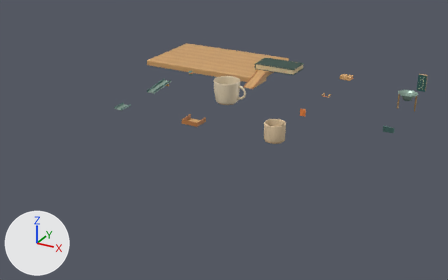
An edit to the Blender file art/Tuki.blend, drawn before and after from the same camera.
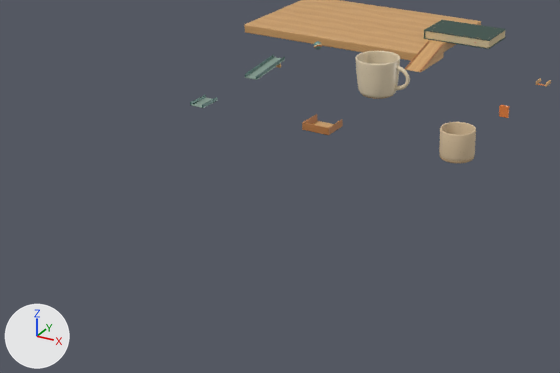
The first picture shows the older version from a 50 mm camera at (0.676, -1.635, 0.607) aimed at (-0.075, -0.269, -0.076). The close-ups show the older and then the newer version on the part from 0% to 75% of the width and 16% to 96% of the height of that picture. Only the edits that show in the close-ups are written down. The axes (+X, +Y, +Z) are drawn at lower left. The lights are the same throughout.

Names of what the first close-up shows: 'book • Original', 'cup • Original', 'ramp • Original', 'table • Original', 'tray • Original', 'tumbler • Original' and 5 more.
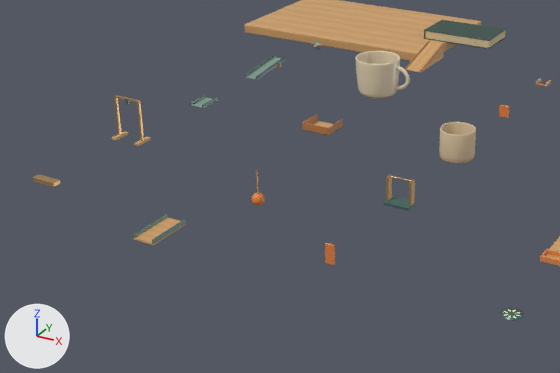
Location of each change, [x1, y1, x2, y2] in pixels of the close-ups (560 x 373 px):
'leaf • Original', added (orange): after [133, 214, 186, 245]
'fulcrum • Original', added: after [383, 174, 417, 211]
'stand • Original', added (brown): after [112, 95, 151, 146]
'lever • Original', added: after [540, 236, 560, 266]
'stamp • Original', added: after [500, 307, 524, 321]
'latch • Original', added: after [325, 243, 335, 265]
'hinge • Original', added: after [33, 174, 60, 187]
'bob • Original', added: after [251, 170, 265, 206]

The change, as a list of edits to the scene's bpy script:
```text
Add col_stamp___original:
    col_stamp___original = bpy.data.collections.new('stamp • Original')
    col_stamp___original.objects.link(ob_stamp)
Add col_latch___original:
    col_latch___original = bpy.data.collections.new('latch • Original')
    col_latch___original.objects.link(ob_latch)
Add col_leaf___original:
    col_leaf___original = bpy.data.collections.new('leaf • Original')
    col_leaf___original.objects.link(ob_leaf)
Add col_hinge___original:
    col_hinge___original = bpy.data.collections.new('hinge • Original')
    col_hinge___original.objects.link(ob_hinge)
Add col_lever___original:
    col_lever___original = bpy.data.collections.new('lever • Original')
    col_lever___original.objects.link(ob_lever)
Add col_fulcrum___original:
    col_fulcrum___original = bpy.data.collections.new('fulcrum • Original')
    col_fulcrum___original.objects.link(ob_fulcrum)
Add col_bob___original:
    col_bob___original = bpy.data.collections.new('bob • Original')
    col_bob___original.objects.link(ob_bob)
Add col_stand___original:
    col_stand___original = bpy.data.collections.new('stand • Original')
    col_stand___original.objects.link(ob_stand)
Add ob_stamp___original:
    ob_stamp___original = bpy.data.objects.new('stamp • Original', None)
    ob_stamp___original.location = (0.345, -0.72, 0.0)
    ob_stamp___original.instance_type = 'COLLECTION'
    ob_stamp___original.instance_collection = col_stamp___original
Add ob_stamp:
    ob_stamp = bpy.data.objects.new('stamp', me_stamp___malla)  # 144 vertices, 66 faces; spans x -0.013..0.013, y -0.013..0.013, z 0.0..0.0003; in mat_canto_del_esmalte (dark cyan #466c66), mat_marfil_de_los_puntos (beige #f3e3ba)
    ob_stamp.location = (0.0, 0.0, 0.0)
Add ob_latch___original:
    ob_latch___original = bpy.data.objects.new('latch • Original', None)
    ob_latch___original.location = (0.115, -0.72, 0.0)
    ob_latch___original.instance_type = 'COLLECTION'
    ob_latch___original.instance_collection = col_latch___original
Add ob_latch:
    ob_latch = bpy.data.objects.new('latch', me_latch___malla)  # 96 vertices, 98 faces; spans x -0.006..0.006, y -0.0015..0.0015, z 0.0..0.026; in mat_bermellón_de_la_llave (orange #e7813e)
    ob_latch.location = (0.0, 0.0, 0.0)
Add ob_leaf___original:
    ob_leaf___original = bpy.data.objects.new('leaf • Original', None)
    ob_leaf___original.location = (-0.115, -0.72, 0.0)
    ob_leaf___original.instance_type = 'COLLECTION'
    ob_leaf___original.instance_collection = col_leaf___original
Add ob_leaf:
    ob_leaf = bpy.data.objects.new('leaf', me_leaf___malla)  # 288 vertices, 294 faces; spans x -0.016..0.016, y -0.064..0.0, z -0.0015..0.006; in mat_arce_aceitado (picture img_arce_de_cocina_png), mat_canto_del_esmalte (dark cyan #466c66)
    ob_leaf.location = (0.0, 0.0, 0.0)
Add ob_hinge___original:
    ob_hinge___original = bpy.data.objects.new('hinge • Original', None)
    ob_hinge___original.location = (-0.345, -0.72, 0.0)
    ob_hinge___original.instance_type = 'COLLECTION'
    ob_hinge___original.instance_collection = col_hinge___original
Add ob_hinge:
    ob_hinge = bpy.data.objects.new('hinge', me_hinge___malla)  # 96 vertices, 98 faces; spans x -0.0195..0.0195, y -0.001..0.011, z 0.0..0.006; in mat_latón_satinado (orange #bb9561)
    ob_hinge.location = (0.0, 0.0, 0.0)
Add ob_lever___original:
    ob_lever___original = bpy.data.objects.new('lever • Original', None)
    ob_lever___original.location = (0.345, -0.54, 0.0)
    ob_lever___original.instance_type = 'COLLECTION'
    ob_lever___original.instance_collection = col_lever___original
Add ob_lever:
    ob_lever = bpy.data.objects.new('lever', me_lever___malla)  # 864 vertices, 882 faces; spans x -0.015..0.015, y -0.055..0.043, z -0.0015..0.0074; in mat_arce_aceitado (picture img_arce_de_cocina_png), mat_canto_mandarina (orange #df8b4c)
    ob_lever.location = (0.0, 0.0, 0.0)
Add ob_fulcrum___original:
    ob_fulcrum___original = bpy.data.objects.new('fulcrum • Original', None)
    ob_fulcrum___original.location = (0.115, -0.54, 0.0)
    ob_fulcrum___original.instance_type = 'COLLECTION'
    ob_fulcrum___original.instance_collection = col_fulcrum___original
Add ob_fulcrum:
    ob_fulcrum = bpy.data.objects.new('fulcrum', me_fulcrum___malla)  # 384 vertices, 392 faces; spans x -0.019..0.019, y -0.012..0.012, z 0.0..0.0388; in mat_canto_del_esmalte (dark cyan #466c66), mat_latón_satinado (orange #bb9561)
    ob_fulcrum.location = (0.0, 0.0, 0.0)
Add ob_bob___original:
    ob_bob___original = bpy.data.objects.new('bob • Original', None)
    ob_bob___original.location = (-0.115, -0.54, 0.0)
    ob_bob___original.instance_type = 'COLLECTION'
    ob_bob___original.instance_collection = col_bob___original
Add ob_bob:
    ob_bob = bpy.data.objects.new('bob', me_bob___malla)  # 1496 vertices, 1444 faces; spans x -0.0095..0.0095, y -0.0095..0.0095, z -0.0555..0.0; in mat_latón_satinado (orange #bb9561), mat_bermellón_de_la_llave (orange #e7813e)
    ob_bob.location = (0.0, 0.0, 0.0)
Add ob_stand___original:
    ob_stand___original = bpy.data.objects.new('stand • Original', None)
    ob_stand___original.location = (-0.345, -0.54, 0.0)
    ob_stand___original.instance_type = 'COLLECTION'
    ob_stand___original.instance_collection = col_stand___original
Add ob_stand:
    ob_stand = bpy.data.objects.new('stand', me_stand___malla)  # 576 vertices, 588 faces; spans x -0.026..0.026, y -0.014..0.014, z 0.0..0.0675; in mat_arce_aceitado (picture img_arce_de_cocina_png), mat_latón_satinado (orange #bb9561), mat_canto_del_esmalte (dark cyan #466c66)
    ob_stand.location = (0.0, 0.0, 0.0)
```
